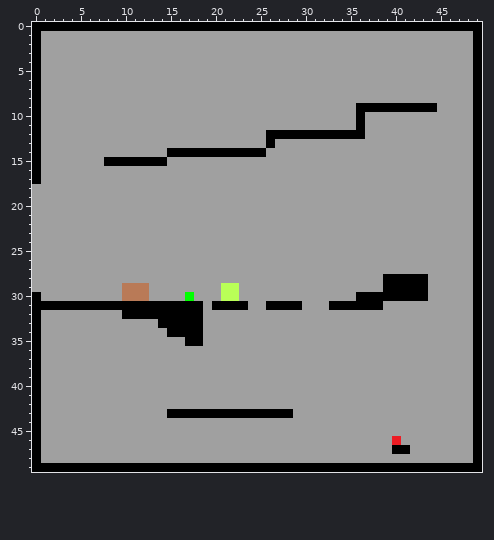
Pixel-art sprite -- levels/0*0.png. Above is the file before it was changed.
The file is 50x50 pixels. Colours within 5 levels of each other are drawn and written as one.
Now the later version:
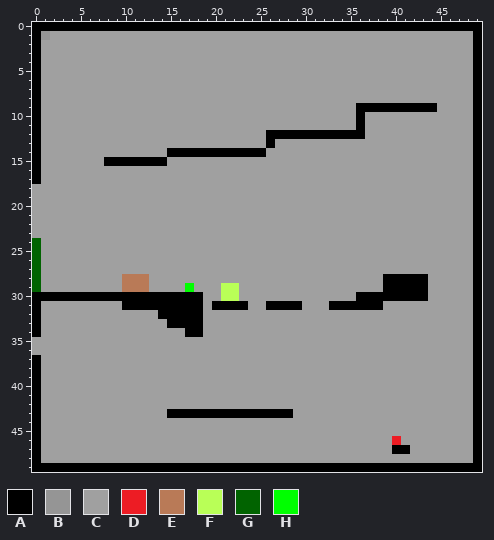
Palette (. is transparent): A #000000  B #959595  C #a0a0a0  D #ed1c24  E #b97a57  F #b9ff57  G #016300  H #00ff00
The edit:
@@ x 0..3 @@
  0 AAAA
- 1 ACCC
+ 1 ABCC
  2 ACCC
@@ x 0..20 @@
 23 CCCCCCCCCCCCCCCCCCCCC
-24 CCCCCCCCCCCCCCCCCCCCC
-25 CCCCCCCCCCCCCCCCCCCCC
-26 CCCCCCCCCCCCCCCCCCCCC
-27 CCCCCCCCCCCCCCCCCCCCC
-28 CCCCCCCCCCCCCCCCCCCCC
-29 CCCCCCCCCCEEECCCCCCCC
-30 ACCCCCCCCCEEECCCCHCCC
-31 AAAAAAAAAAAAAAAAAAACA
-32 ACCCCCCCCCAAAAAAAAACC
-33 ACCCCCCCCCCCCCAAAAACC
-34 ACCCCCCCCCCCCCCAAAACC
-35 ACCCCCCCCCCCCCCCCAACC
-36 ACCCCCCCCCCCCCCCCCCCC
+24 GCCCCCCCCCCCCCCCCCCCC
+25 GCCCCCCCCCCCCCCCCCCCC
+26 GCCCCCCCCCCCCCCCCCCCC
+27 GCCCCCCCCCCCCCCCCCCCC
+28 GCCCCCCCCCEEECCCCCCCC
+29 GCCCCCCCCCEEECCCCHCCC
+30 AAAAAAAAAAAAAAAAAAACC
+31 ACCCCCCCCCAAAAAAAAACA
+32 ACCCCCCCCCCCCCAAAAACC
+33 ACCCCCCCCCCCCCCAAAACC
+34 ACCCCCCCCCCCCCCCCAACC
+35 CCCCCCCCCCCCCCCCCCCCC
+36 CCCCCCCCCCCCCCCCCCCCC
 37 ACCCCCCCCCCCCCCCCCCCC
